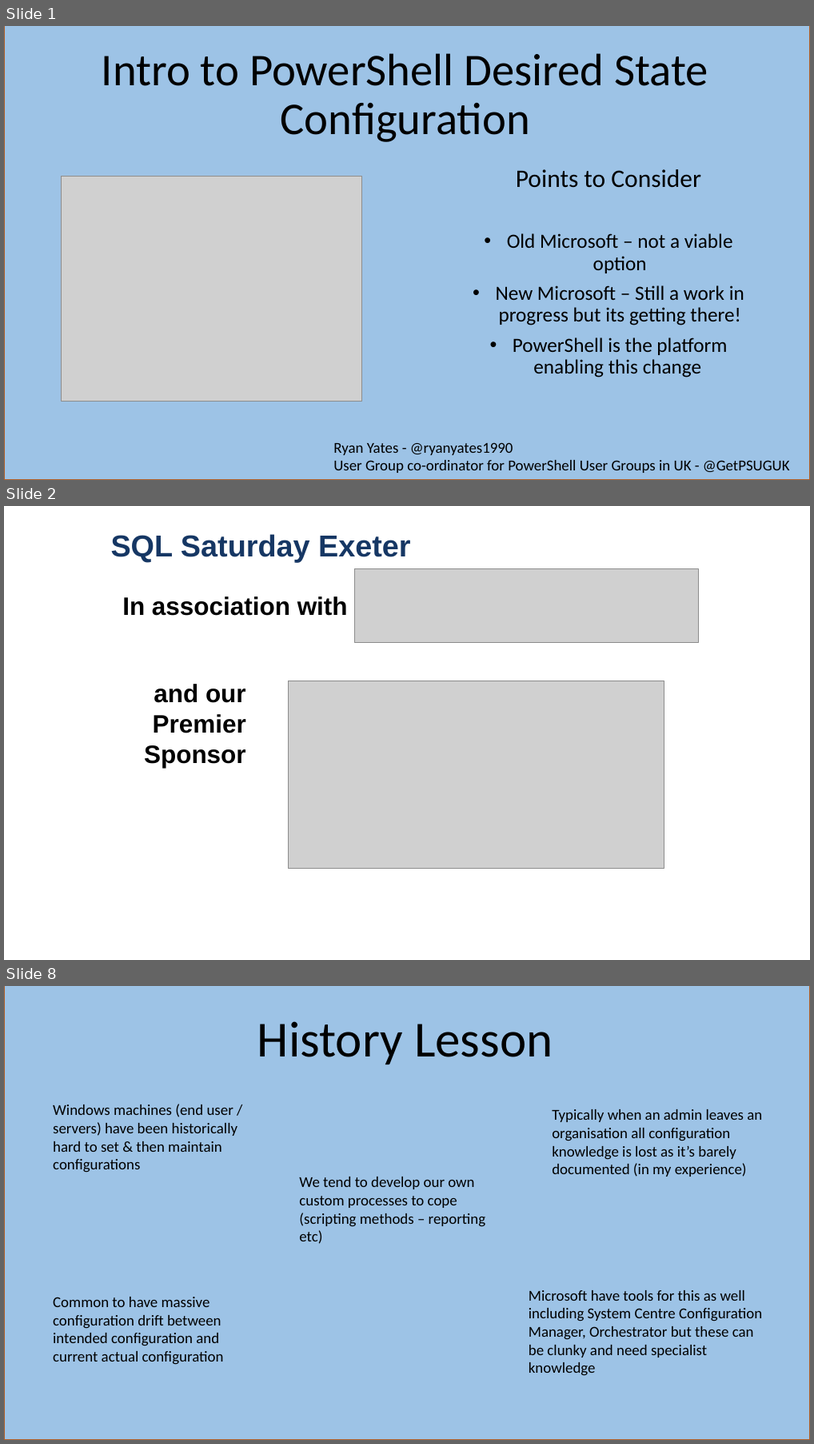
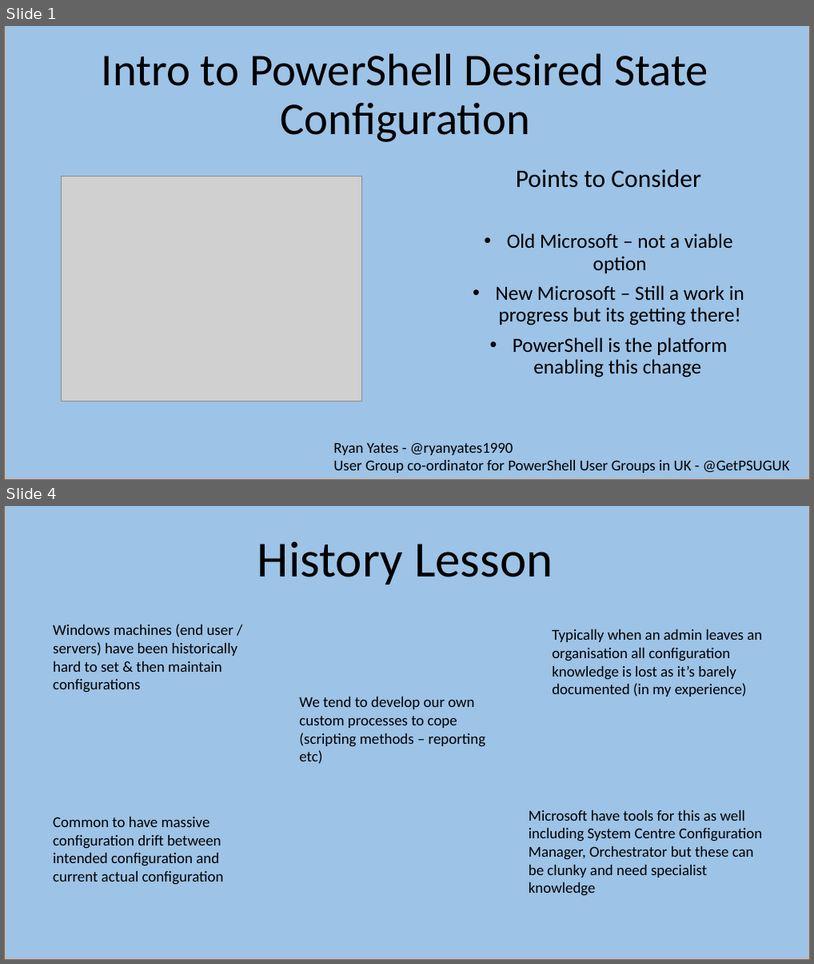
Before and after one commit to kilasuit/Presentations, a slide deck: Intro to DSC/Intro to DSC.pptx. Shown one above the other, each under a label of ours: slides 1, 2 and 8 before the commit, slides 1 and 4 after it; the slides between them are not shown. The pictures are 814x1444 and 814x964 pixels, drawn with LibreOffice and Linux fonts; fonts in the diff are those of the drawing; grey boxes stand for pictures; background and template pictures are left out. Boxes give left, top, right and bottom in pixels: in the first picture for what was removed or moved away, otherwise in the second. Text is boxed around its words. In the diff, an @@ line names an element or a change of style, - is before the commit and + after.

```diff
--- a/Intro to DSC/Intro to DSC.pptx
+++ b/Intro to DSC/Intro to DSC.pptx
@@ slide 2 removed at (4, 506, 810, 960), background #FFFFFF @@
@@ title removed at (111, 534, 411, 562) @@
-SQL Saturday Exeter
@@ picture removed at (355, 569, 698, 642) @@
@@ text removed at (122, 596, 348, 616) @@
-In association with
@@ text removed at (144, 684, 246, 768) @@
-and our Premier Sponsor
@@ picture removed at (288, 680, 666, 868) @@
@@ what was slide 8 is now slide 4 @@
```
Also in this commit, not shown: 4 slides changed, 3 other slides removed, 4 other files.
